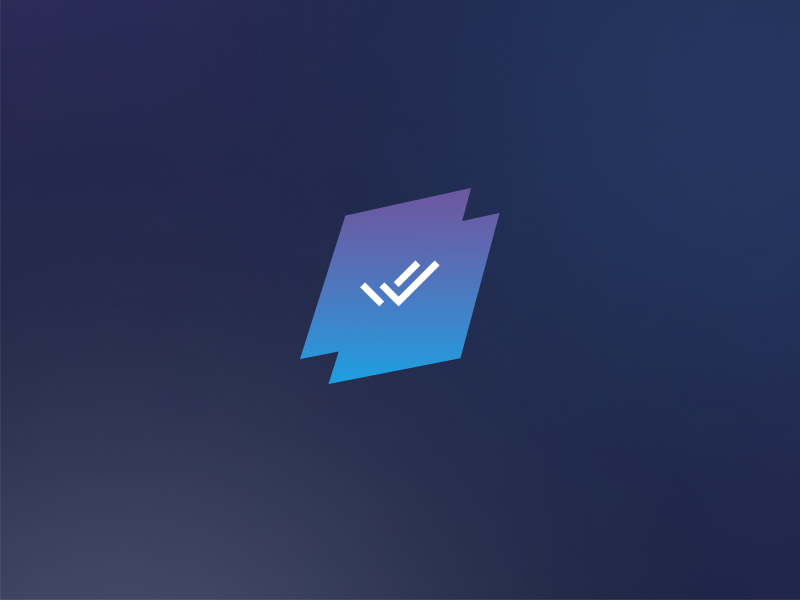
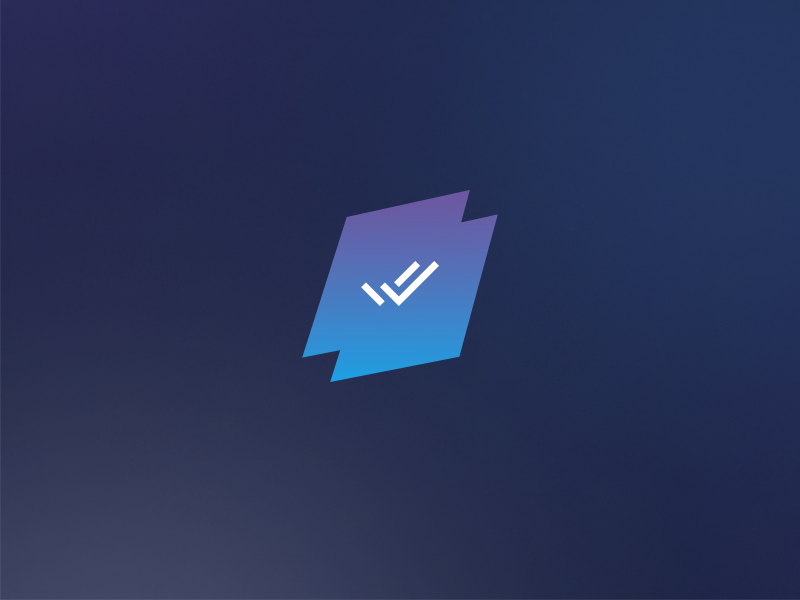
Comparing the layer stacks of the two 800x600 images. Changes:
painted on "logo" (2nd of 2) over [300, 188, 500, 384]